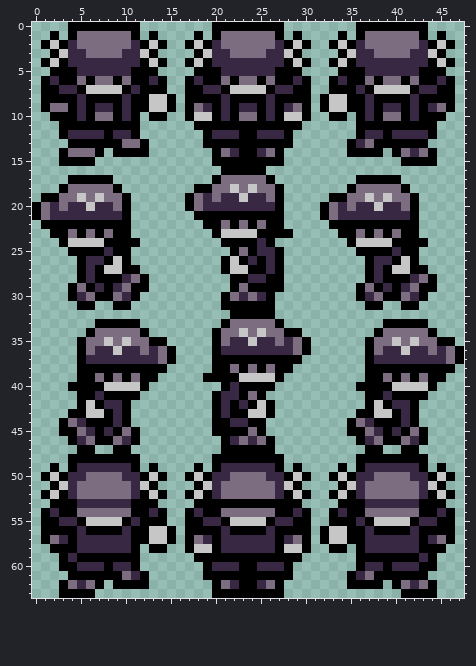
File history of a pixel-art file, Art/ActorsSecondary/AndreBoom.aseprite. That is the earlier state.
48x64 pixels, 1 frame.
The result:
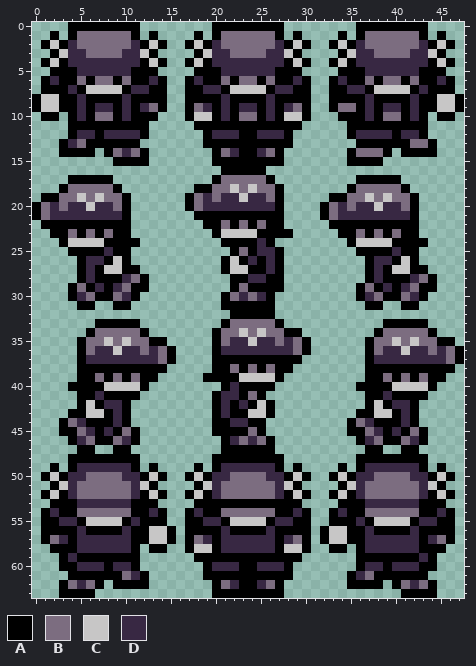
Palette (. is transparent): A #000000  B #7c6d80  C #c7c6c6  D #382843
The exact change:
There is now colour A in rows 8 to 9 at x 0 and 47; in row 10 at x 1, 12, 35 and 46; in rows 11 to 12 at x 12 and 35; in row 13 at x 3 and 44; in row 14 at x 8 and 39; in row 15 at x 9 to 12 and 35 to 38.
The edit turns colour B into colour A in row 9 at x 3; in row 13 at x 10 to 11 and 37; in row 14 at x 4 to 6, 41 and 43.
The edit turns colour C into colour A in row 8 at x 13 to 14 and 33 to 34; in row 9 at x 14 and 33.
The edit turns colour D into colour A in row 7 at x 3 and 44; in row 9 at x 44; in row 12 at x 4, 7, 40 and 43; in row 13 at x 36; in row 14 at x 42.
The edit turns colour A into colour B in row 9 at x 35; in row 13 at x 5 and 42 to 43; in row 14 at x 9, 11 and 36 to 38.
The edit turns colour C into colour B in row 9 at x 13 and 34.
The edit turns colour A into colour C in row 8 at x 1 to 2 and 45 to 46; in row 9 at x 1 and 46.
The edit turns colour B into colour C in row 9 at x 2 and 45.
The edit turns colour A into colour D in row 7 at x 12 and 35; in row 9 at x 12; in row 12 at x 8, 11, 36 and 39; in row 13 at x 4; in row 14 at x 10.
The author cleared colour A in rows 8 to 9 at x 15 and 32; in row 10 at x 3, 14, 33 and 44; in rows 11 to 12 at x 3 and 44; in row 13 at x 12 and 35; in row 14 at x 7 and 40; in row 15 at x 3 to 6 and 41 to 44.
Changed places in both pictures, as pixel boxes (x1, y1, x2, y2):
changed: (32, 85, 176, 166)
changed: (320, 85, 464, 166)
